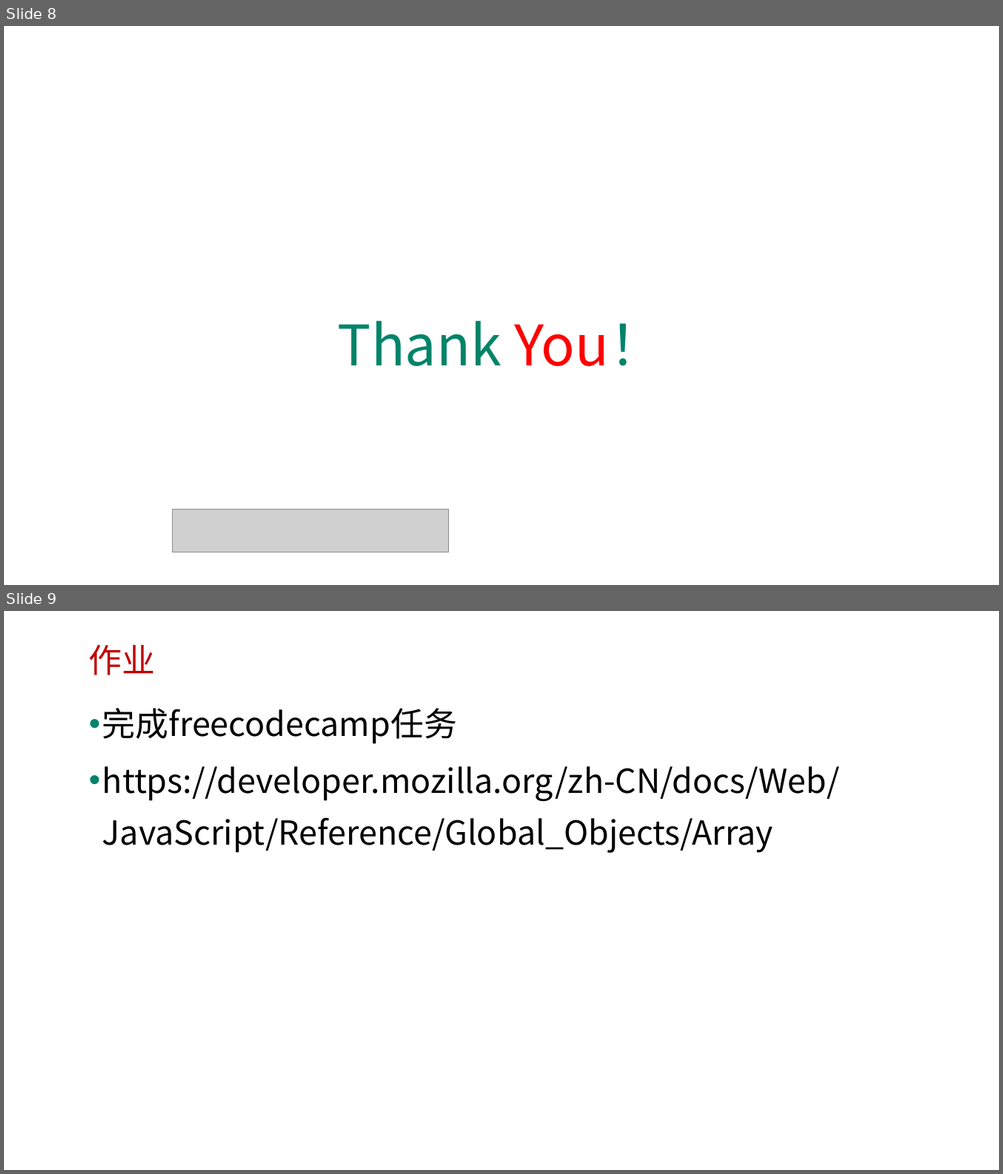
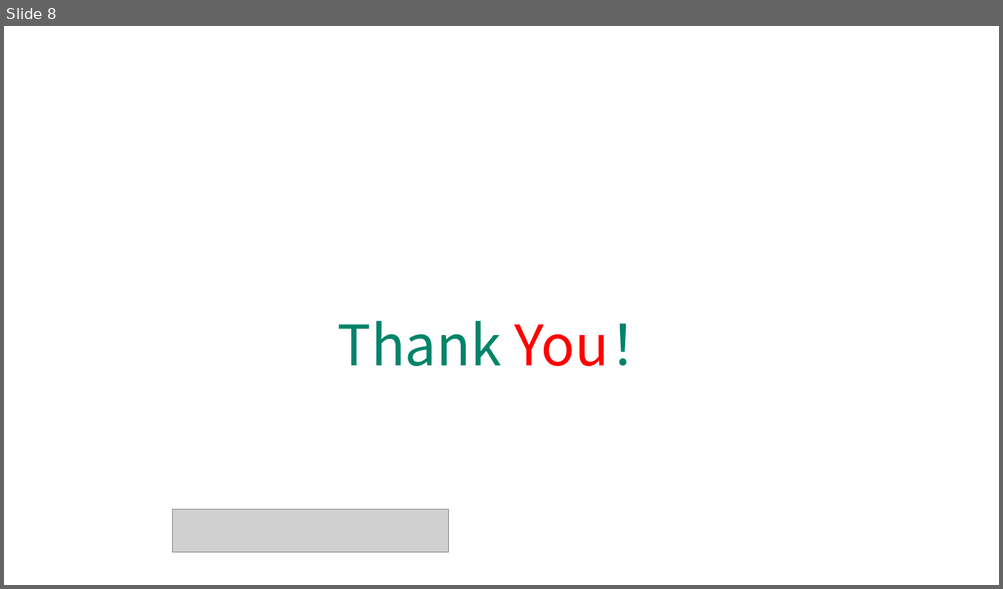
Before and after one commit to edu2act/course-javascript-advanced, a slide deck: 课程PPT/19.JS标准内置对象-构造器（Date）.pptx. Shown one above the other, each under a label of ours: slides 8 and 9 before the commit, slide 8 after it. The pictures are 1003x1174 and 1003x589 pixels, drawn with LibreOffice and Linux fonts; fonts in the diff are those of the drawing; grey boxes stand for pictures; background and template pictures are left out. Boxes give left, top, right and bottom in pixels: in the first picture for what was removed or moved away, otherwise in the second. Text is boxed around its words. In the diff, an @@ line names an element or a change of style, - is before the commit and + after.

```diff
--- a/课程PPT/19.JS标准内置对象-构造器（Date）.pptx
+++ b/课程PPT/19.JS标准内置对象-构造器（Date）.pptx
@@ slide 9 removed at (4, 611, 999, 1170), background picture (left out) @@
@@ text removed at (88, 644, 155, 675) @@
-作业
@@ text removed at (102, 708, 839, 853) @@
-• 完成freecodecamp任务
-• https://developer.mozilla.org/zh-CN/docs/Web/JavaScript/Reference/Global_Objects/Array
```
Also in this commit, not shown: 2 slides changed, 2 other files.
